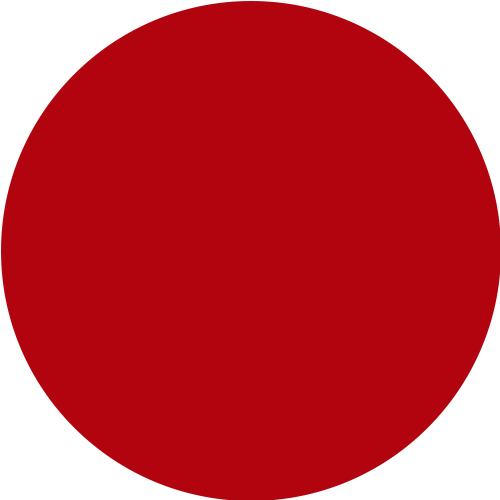
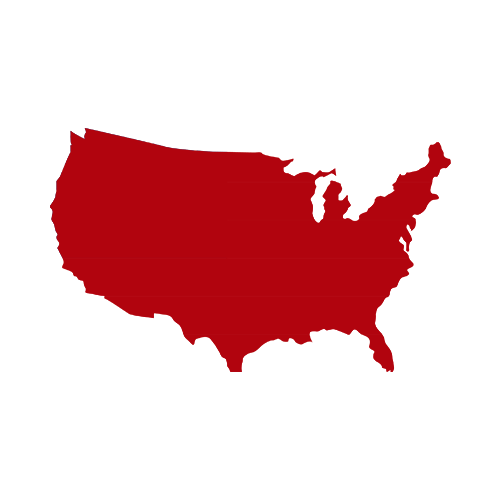
Layer changes from the first 500x500 image to the second:
renamed "Layer 4" to "pngegg", showed it, painted on it over left=50, top=46, right=451, bottom=454
hid "Ellipse 1" over left=1, top=1, right=500, bottom=500
